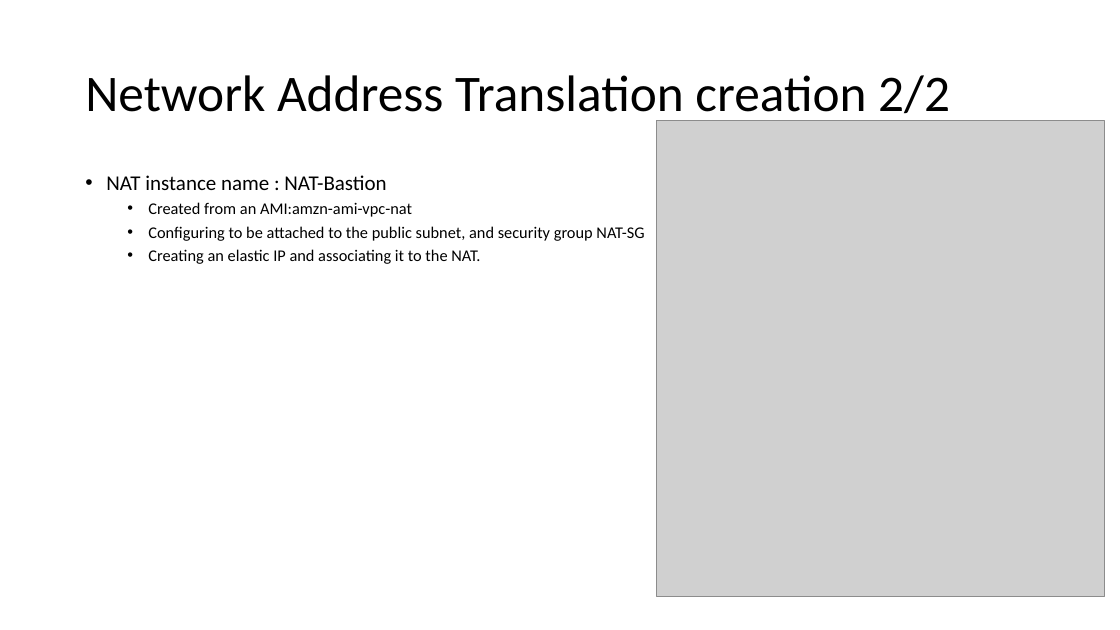
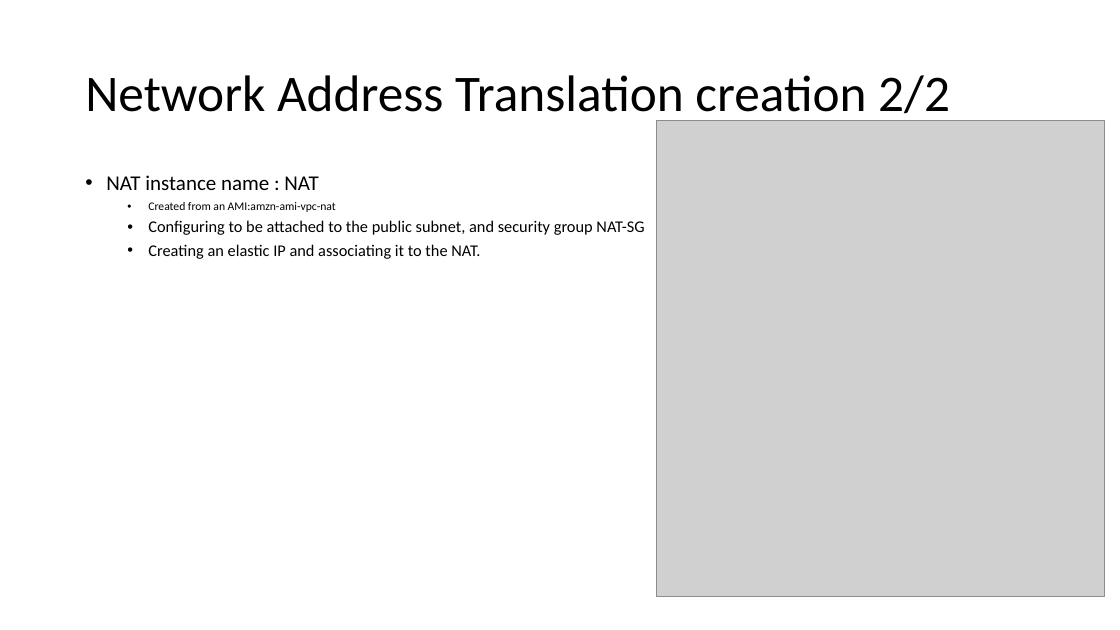
Before and after one commit to AnthonyDSTI/AWS-training, a slide deck: slide 5 of AWS_topo_1-bastion.pptx. Drawn at 1120x630 pixels with LibreOffice and Linux fonts; fonts in the diff are those of the drawing; grey boxes stand for pictures. Boxes give left, top, right and bottom in pixels: in the first picture for what was removed or moved away, otherwise in the second. Text is boxed around its words. In the diff, an @@ line names an element or a change of style, - is before the commit and + after.

```diff
--- a/AWS_topo_1-bastion.pptx
+++ b/AWS_topo_1-bastion.pptx
@@ text at <box>106,175,318,190</box>: text changed @@
-• NAT instance name : NAT-Bastion
+• NAT instance name : NAT
@@ text at <box>148,202,336,212</box>: size 14 to 10 pt in "Created from an AMI:amzn-ami-vpc-nat" @@
```
Also in this commit, not shown: 3 slides added.
